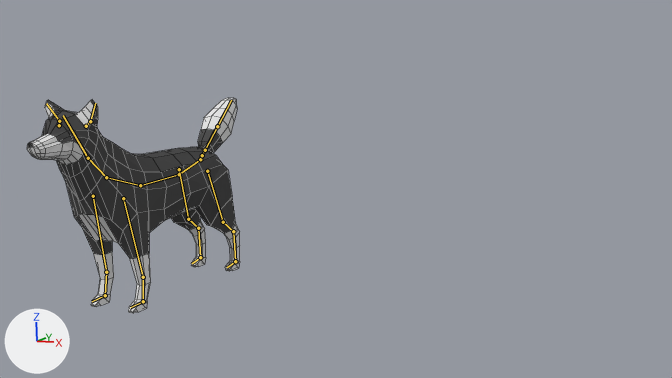
Renders of the Blender file PocketPup/Assets/Wolf.blend from each side of a commit.
Both versions are drawn from the file's camera 'Camera'. Arrows for +X, +Y and +Z are at lower left; the lights stay in place. The bones that bend it are drawn over the model as lines. Mesh edges are drawn as thin lines.
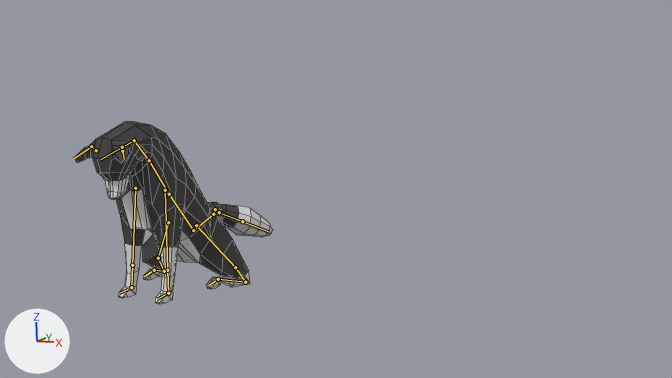
The newer file adds an action. The first version stands in its rest pose; the second is drawn at frame 10 of the action 'Sad'.

Where the change shows, as pixel boxes [x1, y1, x2, y2] in the pictures (672 x 378 px):
'Cylinder', posed (7% narrower, 15% shorter)
    before: [27, 98, 240, 313]
    after: [75, 122, 273, 304]
bone 'Hip', root to tip
    before: (200, 159) to (179, 174)
    after: (213, 214) to (193, 230)
bone 'RThigh.L', root to tip
    before: (207, 171) to (223, 222)
    after: (196, 225) to (235, 267)
bone 'TailBase', root to tip
    before: (202, 155) to (205, 150)
    after: (215, 209) to (219, 212)
bone 'Tail1', root to tip
    before: (205, 150) to (217, 126)
    after: (219, 212) to (242, 221)
bone 'Spine', root to tip
    before: (179, 174) to (140, 185)
    after: (193, 230) to (169, 194)
bone 'Ribcage', root to tip
    before: (140, 185) to (106, 177)
    after: (169, 194) to (149, 160)
bone 'FThigh.L', root to tip
    before: (123, 198) to (143, 277)
    after: (165, 190) to (167, 270)
bone 'Neck', root to tip
    before: (106, 177) to (88, 158)
    after: (149, 160) to (134, 140)
bone 'Head', root to tip
    before: (88, 158) to (63, 115)
    after: (134, 140) to (100, 159)
bone 'Ear.L', root to tip
    before: (90, 121) to (95, 103)
    after: (122, 147) to (124, 159)
bone 'Ear.R', root to tip
    before: (59, 121) to (46, 103)
    after: (91, 146) to (74, 158)
bone 'FThigh.R', root to tip
    before: (93, 196) to (106, 272)
    after: (135, 188) to (132, 265)
bone 'RThigh.R', root to tip
    before: (179, 169) to (188, 219)
    after: (168, 222) to (158, 258)

Patch to the scene script:
```diff
--- a/PocketPup/Assets/Wolf.blend.py
+++ b/PocketPup/Assets/Wolf.blend.py
@@ bone_hip @@
 bone_hip = bpy.data.objects['DogArmature'].pose.bones['Hip']  # child of 'Master'
-bone_hip.location = (0.0, 0.0, 0.0)
+bone_hip.location = (0.0, 0.04, 1.43)
@@ bone_rthigh_l @@
 bone_rthigh_l = bpy.data.objects['DogArmature'].pose.bones['RThigh.L']  # child of 'Hip'
-bone_rthigh_l.location = (0.0, 0.0, 0.0)
+bone_rthigh_l.location = (0.03, -0.43, -0.8)
@@ bone_tailbase @@
 bone_tailbase = bpy.data.objects['DogArmature'].pose.bones['TailBase']  # child of 'Hip'
-bone_tailbase.rotation_quaternion = (1.0, 0.0, 0.0, 0.0)  # degrees (0, 0, 0)
+bone_tailbase.rotation_quaternion = (0.786, -0.618, 0.0, 0.0)  # degrees (-76, 0, 0)
@@ bone_tail1 @@
 bone_tail1 = bpy.data.objects['DogArmature'].pose.bones['Tail1']  # child of 'TailBase'
-bone_tail1.rotation_quaternion = (1.0, 0.0, 0.0, 0.0)  # degrees (0, 0, 0)
+bone_tail1.rotation_quaternion = (0.967, 0.0, -0.174, -0.184)  # degrees (4, -20, -22)
@@ bone_spine @@
 bone_spine = bpy.data.objects['DogArmature'].pose.bones['Spine']  # child of 'Hip'
-bone_spine.rotation_quaternion = (1.0, 0.0, 0.0, 0.0)  # degrees (0, 0, 0)
+bone_spine.rotation_quaternion = (0.889, -0.459, 0.0, 0.0)  # degrees (-55, 0, 0)
@@ bone_ribcage @@
 bone_ribcage = bpy.data.objects['DogArmature'].pose.bones['Ribcage']  # child of 'Spine'
-bone_ribcage.rotation_quaternion = (1.0, 0.0, 0.0, 0.0)  # degrees (0, 0, 0)
+bone_ribcage.rotation_quaternion = (0.99, 0.142, 0.0, 0.0)  # degrees (16, 0, 0)
@@ bone_fthigh_l @@
 bone_fthigh_l = bpy.data.objects['DogArmature'].pose.bones['FThigh.L']  # child of 'Ribcage'
-bone_fthigh_l.location = (0.0, 0.0, 0.0)
+bone_fthigh_l.location = (-0.01, 0.16, 0.34)
@@ bone_neck @@
 bone_neck = bpy.data.objects['DogArmature'].pose.bones['Neck']  # child of 'Ribcage'
-bone_neck.rotation_quaternion = (1.0, 0.0, 0.0, 0.0)  # degrees (0, 0, 0)
+bone_neck.rotation_quaternion = (0.951, 0.311, -0.001, 0.0)  # degrees (36, 0, 0)
@@ bone_head @@
 bone_head = bpy.data.objects['DogArmature'].pose.bones['Head']  # child of 'Neck'
-bone_head.rotation_quaternion = (1.0, 0.0, 0.0, 0.0)  # degrees (0, 0, 0)
+bone_head.rotation_quaternion = (0.786, 0.619, 0.002, 0.0)  # degrees (76, 0, 0)
@@ bone_ear_l @@
 bone_ear_l = bpy.data.objects['DogArmature'].pose.bones['Ear.L']  # child of 'EarBase.L'
-bone_ear_l.rotation_quaternion = (1.0, 0.0, 0.0, 0.0)  # degrees (0, 0, 0)
+bone_ear_l.rotation_quaternion = (0.935, 0.291, 0.198, -0.032)  # degrees (35, 23, 3)
@@ bone_ear_r @@
 bone_ear_r = bpy.data.objects['DogArmature'].pose.bones['Ear.R']  # child of 'EarBase.R'
-bone_ear_r.rotation_quaternion = (1.0, 0.0, 0.0, 0.0)  # degrees (0, 0, 0)
+bone_ear_r.rotation_quaternion = (0.935, 0.291, -0.198, -0.032)  # degrees (37, -21, -11)
@@ bone_fthigh_r @@
 bone_fthigh_r = bpy.data.objects['DogArmature'].pose.bones['FThigh.R']  # child of 'Ribcage'
-bone_fthigh_r.location = (0.0, 0.0, 0.0)
+bone_fthigh_r.location = (0.01, 0.16, 0.34)
@@ bone_rthigh_r @@
 bone_rthigh_r = bpy.data.objects['DogArmature'].pose.bones['RThigh.R']  # child of 'Hip'
-bone_rthigh_r.location = (0.0, 0.0, 0.0)
+bone_rthigh_r.location = (-0.03, -0.43, -0.8)
@@ bone_ffootik_l @@
 bone_ffootik_l = bpy.data.objects['DogArmature'].pose.bones['FFootIK.L']  # child of 'Master'
-bone_ffootik_l.location = (0.0, 0.0, 0.0)
+bone_ffootik_l.location = (0.0, -0.78, 0.1)
@@ bone_rfootik_l @@
 bone_rfootik_l = bpy.data.objects['DogArmature'].pose.bones['RFootIK.L']  # child of 'Master'
-bone_rfootik_l.location = (0.0, 0.0, 0.0)
+bone_rfootik_l.location = (0.41, 1.25, -0.16)
@@ bone_ffootik_r @@
 bone_ffootik_r = bpy.data.objects['DogArmature'].pose.bones['FFootIK.R']  # child of 'Master'
-bone_ffootik_r.location = (0.0, 0.0, 0.0)
+bone_ffootik_r.location = (0.0, -0.78, 0.1)
@@ bone_rfootik_r @@
 bone_rfootik_r = bpy.data.objects['DogArmature'].pose.bones['RFootIK.R']  # child of 'Master'
-bone_rfootik_r.location = (0.0, 0.0, 0.0)
+bone_rfootik_r.location = (-0.41, 1.25, -0.16)
```
